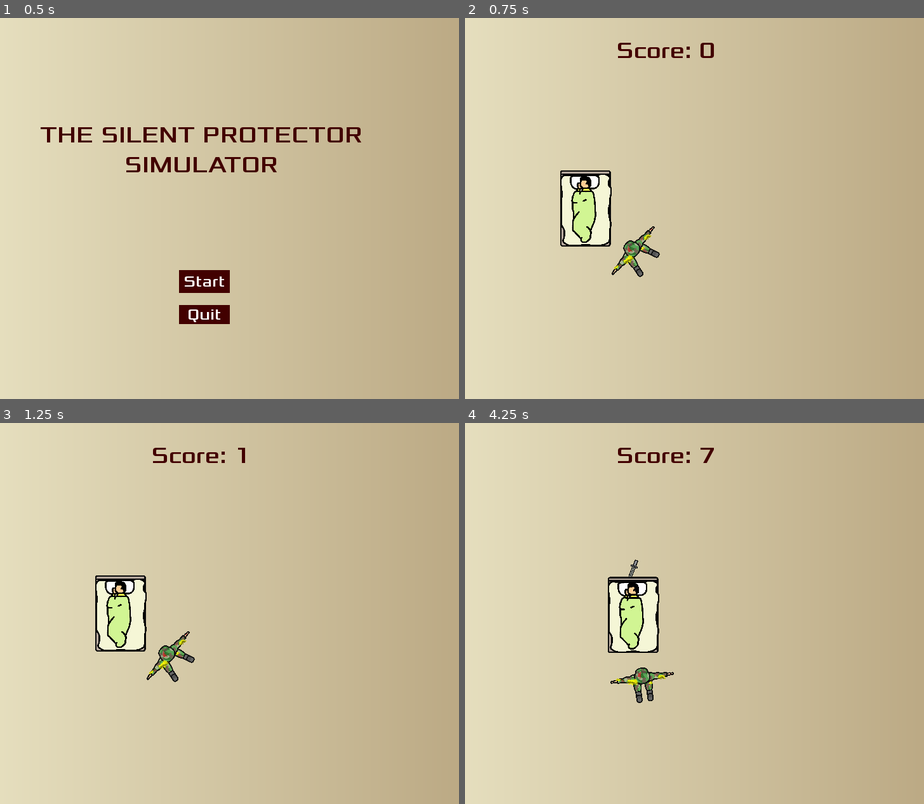
Above: before the commit, frames 1-4 (two rows, left to right).
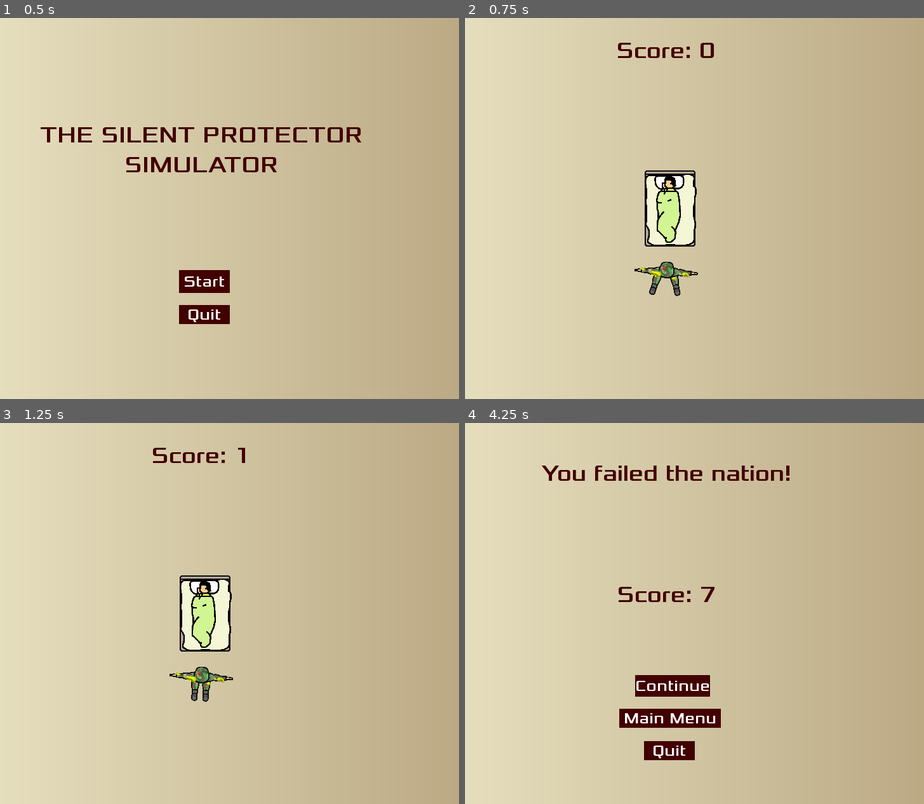
Above: after the commit, the same moments.

Repository: honoriocassiano/the-silent-protector-simulator
Game: Godot game, scene res://Main.tscn
The game is run twice, just before and just after one commit, with the same random seed, the same clock (stepped at 60 frames per second) and the same inputs.
Inputs (mouse positions are in pixels of both pictures, inside the frame that each line leads up to):
- Up to frame 1 (0.5 s): no input
- Up to frame 2 (0.75 s): click "Start" at 0.5 s
- Up to frame 3 (1.25 s): no input
- Up to frame 4 (4.25 s): move the mouse to (781, 594) at 1.27 s; hold Right (move_right) 1.28-2.03 s; move the mouse to (570, 632) at 2.02 s; hold Down (move_down) 2.03-2.78 s; move the mouse to (722, 529) at 2.77 s; hold Right (move_right) 2.78-3.53 s; move the mouse to (644, 689) at 3.52 s; hold Up (move_up) from 3.53 s (still down)

Frame 1 is identical in both runs. In frame 2, 5.2% of the frame differs, in the area x 20-51%, y 40-73%; in frame 3, 5.2%; in frame 4, 6.3%, in the area x 16-71%, y 6-89%.

Commit message:
Set Bed on center of screen
This commit closes #24

Diff:
--- a/Bed.gd
+++ b/Bed.gd
@@ -6,22 +6,20 @@
 signal game_over()
 
 func start():
+
+	screen_size = get_viewport_rect().size
+
+	position.x = screen_size.x / 2
+	position.y = screen_size.y / 2
+
 	# Show when game starts
 	show()
+
 
 func _ready():
 	# Hide at start screen
 	hide()
 
-	screen_size = get_viewport_rect().size
-
-	position.x = screen_size.x / 3
-	position.y = screen_size.y / 2
-
-
-
-#	TODO Hide when game start
-#	hide()
 
 # Called every frame. 'delta' is the elapsed time since the previous frame.
 func _process(delta):
